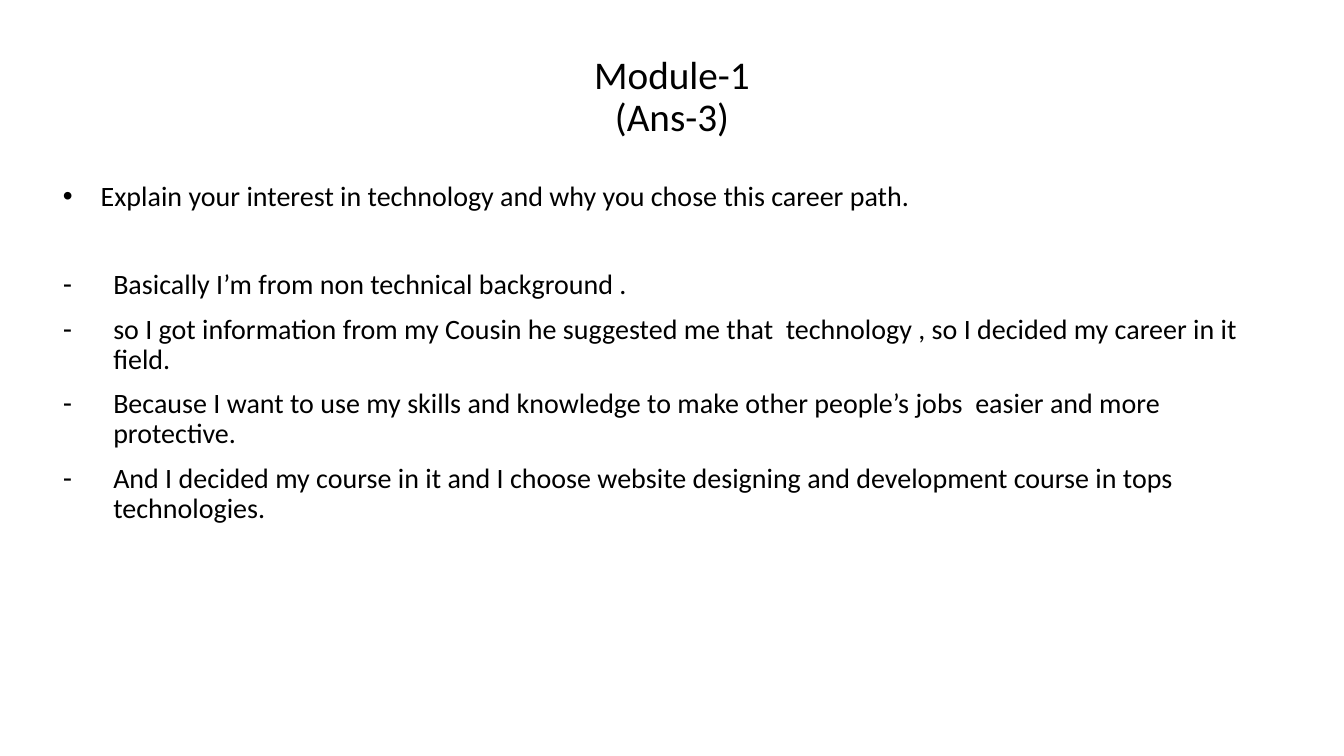
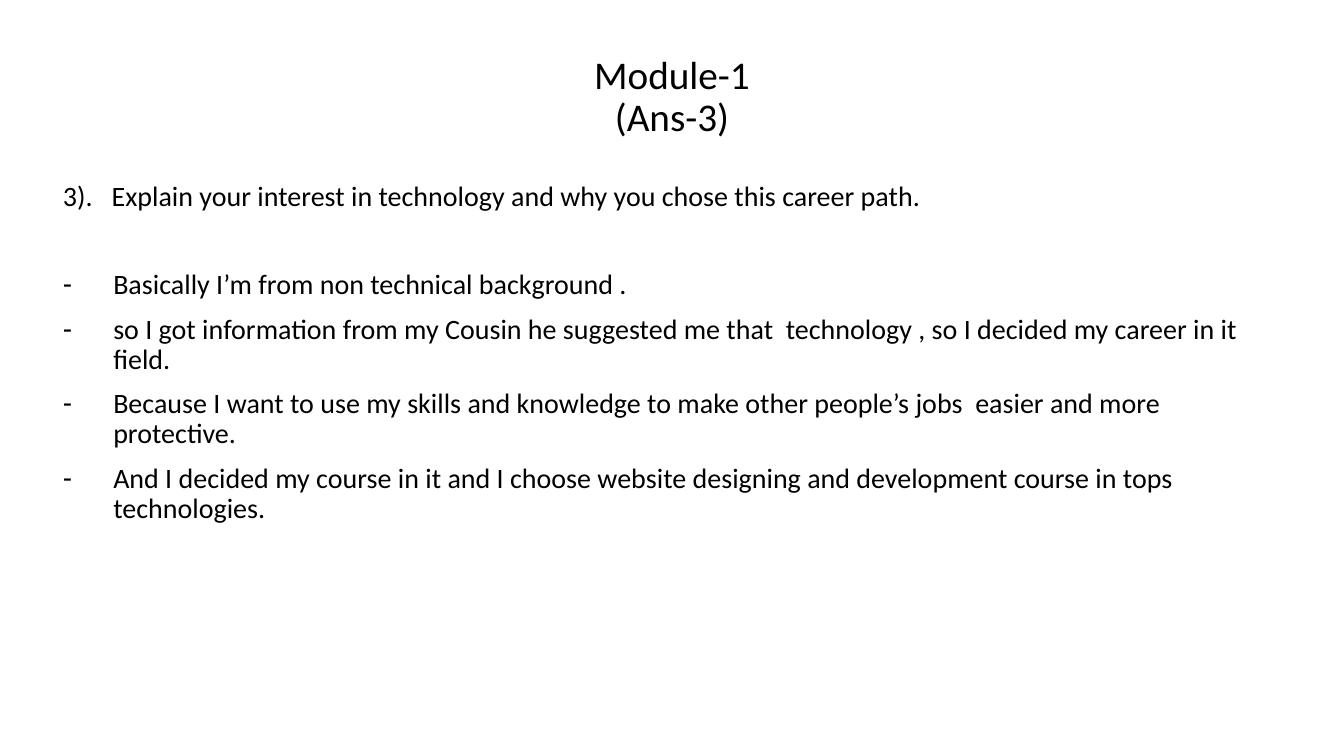
Before and after one commit to vidhibhanderi05/SS-module-1, a slide deck: slide 3 of ss module-1 assignment.pptx. Drawn at 1344x756 pixels with LibreOffice and Linux fonts; fonts in the diff are those of the drawing. Boxes give left, top, right and bottom in pixels: in the first picture for what was removed or moved away, otherwise in the second. Text is boxed around its words. In the diff, an @@ line names an element or a change of style, - is before the commit and + after.

```diff
--- a/ss module-1 assignment.pptx
+++ b/ss module-1 assignment.pptx
@@ text at (63,185,920,211): text changed @@
-• Explain your interest in technology and why you chose this career path.
+3). Explain your interest in technology and why you chose this career path.
```
Also in this commit, not shown: 2 other slides changed, 1 slide added.
